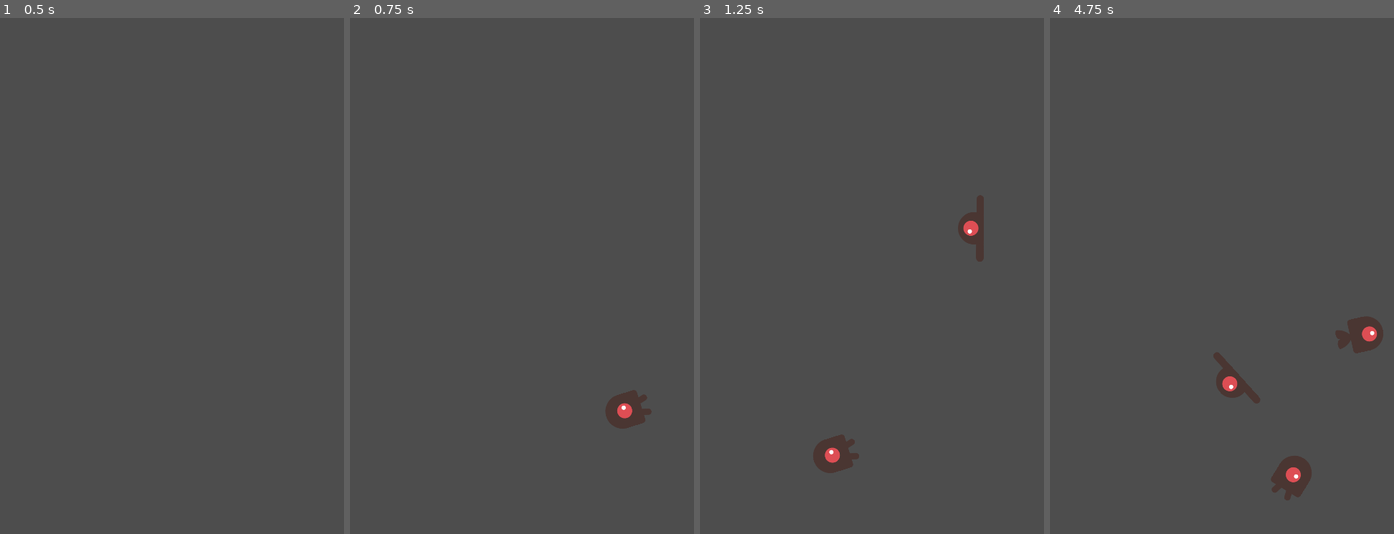
Above: before the commit, frames 1-4 (left to right).
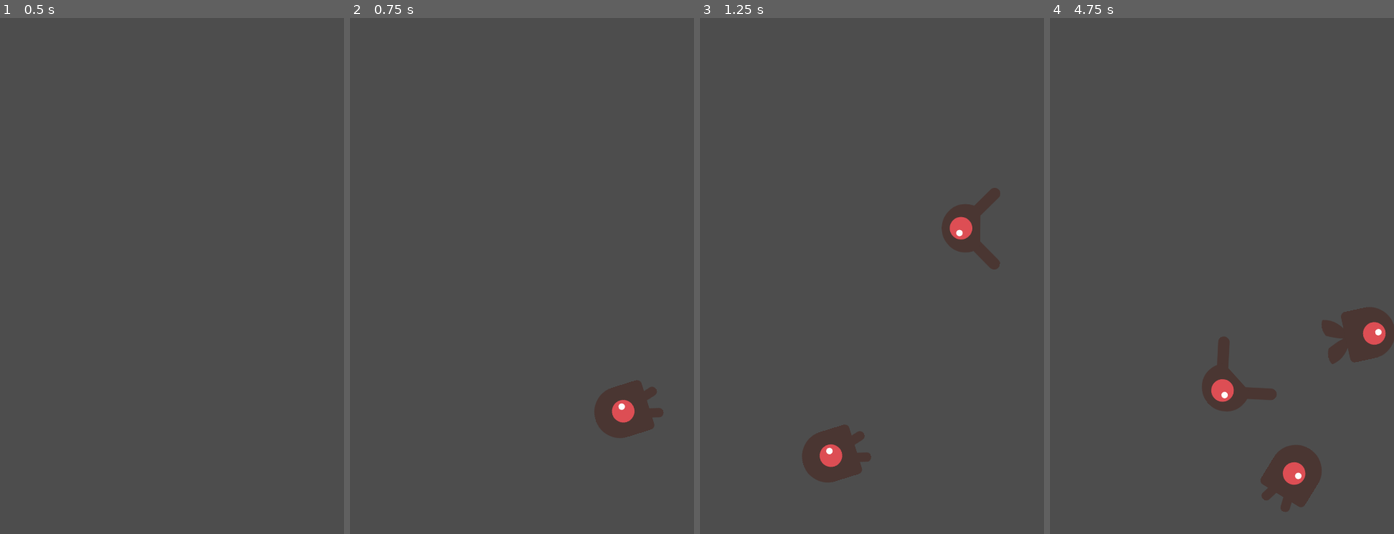
Above: after the commit, the same moments.

Repository: misaelpereiradev/dodge-the-creeps-game
Game: Godot game, scene res://scenes/world/world.tscn
The game is run twice, just before and just after one commit, with the same random seed, the same clock (stepped at 60 frames per second) and the same inputs. The project has no main scene, so this scene is started directly.
Inputs:
- Up to frame 1 (0.5 s): no input
- Up to frame 2 (0.75 s): tap Enter at 0.5 s; hold Right (ui_right) from 0.53 s (still down)
- Up to frame 3 (1.25 s): keep holding Right (ui_right)
- Up to frame 4 (4.75 s): release Right (ui_right) at 1.28 s; hold Down (ui_down) 1.28-2.03 s; hold Right (ui_right) 2.03-2.78 s; hold Up (ui_up) 2.78-3.53 s; hold Left (ui_left) from 3.53 s (still down)

Frame 1 is identical in both runs. In frame 2, 1.0% of the frame differs, in the area x 71-92%, y 70-82%; in frame 3, 1.9%; in frame 4, 3.0%, in the area x 44-100%, y 56-96%.

Commit message:
feat: add visible on screen notifier to mob

Diff:
--- a/scenes/enemies/mob/mob.tscn
+++ b/scenes/enemies/mob/mob.tscn
@@ -19,7 +19,7 @@
 }],
 "loop": true,
 "name": &"FLYING",
-"speed": 5.0
+"speed": 3.0
 }, {
 "frames": [{
 "duration": 1.0,
@@ -30,7 +30,7 @@
 }],
 "loop": true,
 "name": &"SWIMMING",
-"speed": 5.0
+"speed": 3.0
 }, {
 "frames": [{
 "duration": 1.0,
@@ -41,21 +41,26 @@
 }],
 "loop": true,
 "name": &"WALKING",
-"speed": 5.0
+"speed": 3.0
 }]
 
 [sub_resource type="CapsuleShape2D" id="CapsuleShape2D_xqhcm"]
-radius = 24.0
-height = 66.0
+radius = 36.0
+height = 100.0
 
 [node name="MobArea" type="Area2D"]
 script = ExtResource("1_xfh80")
 
 [node name="MobAnimatedSprite" type="AnimatedSprite2D" parent="."]
-scale = Vector2(0.5, 0.5)
+scale = Vector2(0.75, 0.75)
 sprite_frames = SubResource("SpriteFrames_u0j4j")
 animation = &"WALKING"
+frame_progress = 0.944921
 
 [node name="MobCollisionShape" type="CollisionShape2D" parent="."]
 rotation = 1.5708
 shape = SubResource("CapsuleShape2D_xqhcm")
+
+[node name="MobVisibleOnScreenNotifier" type="VisibleOnScreenNotifier2D" parent="."]
+
+[connection signal="screen_exited" from="MobVisibleOnScreenNotifier" to="." method="_on_mob_visible_on_screen_notifier_screen_exited"]
--- a/scenes/enemies/mob/scripts/mob.gd
+++ b/scenes/enemies/mob/scripts/mob.gd
@@ -2,6 +2,7 @@
 
 @onready var animated_sprite: AnimatedSprite2D = $MobAnimatedSprite
 @onready var collision_shape: CollisionShape2D = $MobCollisionShape
+@onready var visible_screen_notifier: VisibleOnScreenNotifier2D = $MobVisibleOnScreenNotifier
 
 const MIN_LINEAR_SPEED: int = 250
 const MAX_LINEAR_SPEED: int = 450
@@ -29,3 +30,8 @@
 
 func move_mob(delta: float) -> void:
 	self.position += Vector2.RIGHT.rotated(self.rotation) * self.linear_speed * delta
+
+
+func _on_mob_visible_on_screen_notifier_screen_exited() -> void:
+	self.queue_free()
+	print("out of screen")
